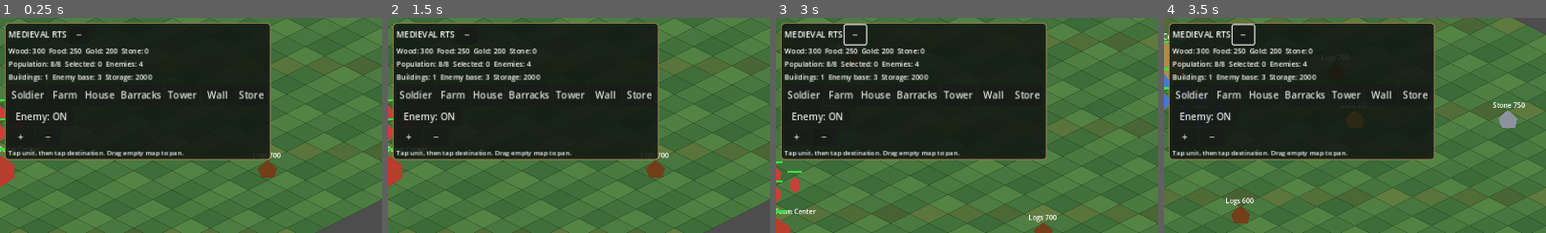
Above: before the commit, frames 1-4 (left to right).
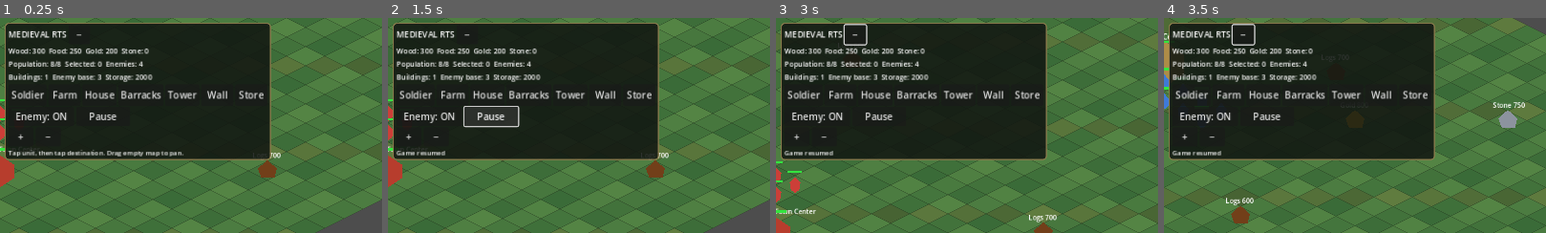
Above: after the commit, the same moments.

Repository: noub1234567-cmd/Medieval-RTS-Mobile
Game: Godot game, scene res://scenes/main.tscn
Same seed, same stepped clock (60 frames per second), same inputs: the game is played once before the commit and once after it.
Inputs (mouse positions are % of the whole screen's width and height, from its top left):
- Up to frame 1 (0.25 s): no input
- Up to frame 2 (1.5 s): click (14, 23) at 0.5 s, where only the run after the commit has a clickable "Pause"; click (14, 23) at 1.25 s, where only the run after the commit has a clickable "Resume"
- Up to frame 3 (3 s): click "−" at 2 s; tap Enter at 2.75 s; move the mouse to (45, 70) at 2.77 s; hold W from 2.78 s (still down); click (45, 70) at 2.92 s
- Up to frame 4 (3.5 s): keep holding W
The pictures show only the part of the screen within x 0-50%, y 0-50%; the shares and areas given below are measured in that part.

The runs differ from the first frame. In frame 1, 0.2% of the frame differs, in the area x 23-31%, y 44-48%; in frame 2, 1.2%, in the area x 2-48%, y 40-65%; in frame 3, 0.9%; in frame 4, 0.9%.

Commit message:
Add global pause and resume toggle

Diff:
--- a/scripts/game.gd
+++ b/scripts/game.gd
@@ -45,6 +45,8 @@
 var enemy_attack_active := false
 var enemy_enabled := true
 var enemy_toggle_button: Button
+var pause_toggle_button: Button
+var game_paused := false
 var enemy_attack_losses := 0
 var tree_positions: Array[Vector2] = []
 var resource_nodes: Array[Node2D] = []
@@ -355,6 +357,7 @@
 
 func create_hud() -> void:
 	hud=CanvasLayer.new()
+	hud.process_mode=Node.PROCESS_MODE_ALWAYS
 	add_child(hud)
 	var panel:=PanelContainer.new()
 	panel.position=Vector2(8,8)
@@ -398,6 +401,11 @@
 	enemy_toggle_button.custom_minimum_size=Vector2(110,32)
 	enemy_toggle_button.pressed.connect(toggle_enemy)
 	enemy_row.add_child(enemy_toggle_button)
+	pause_toggle_button=Button.new()
+	pause_toggle_button.text="Pause"
+	pause_toggle_button.custom_minimum_size=Vector2(90,32)
+	pause_toggle_button.pressed.connect(toggle_pause)
+	enemy_row.add_child(pause_toggle_button)
 	var zoom_row:=HBoxContainer.new()
 	v.add_child(zoom_row)
 	var zoom_in:=Button.new()
@@ -542,6 +550,14 @@
 		if not storage_points.has(b):
 			storage_points.append(b)
 	update_status()
+
+func toggle_pause()->void:
+	game_paused=not game_paused
+	get_tree().paused=game_paused
+	if is_instance_valid(pause_toggle_button):
+		pause_toggle_button.text="Resume" if game_paused else "Pause"
+	if is_instance_valid(help_label):
+		help_label.text="Game paused — press Resume to continue" if game_paused else "Game resumed"
 
 func toggle_enemy()->void:
 	enemy_enabled=not enemy_enabled
